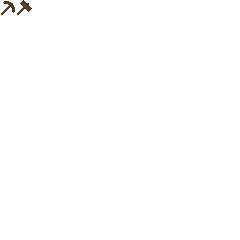
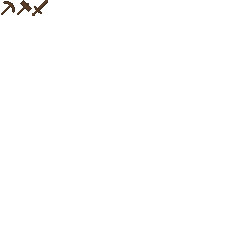
Layers edited between the first and the second w=240, h=240 image:
renamed "Background" to "tools.png", painted on it over (32, 0, 48, 16)
